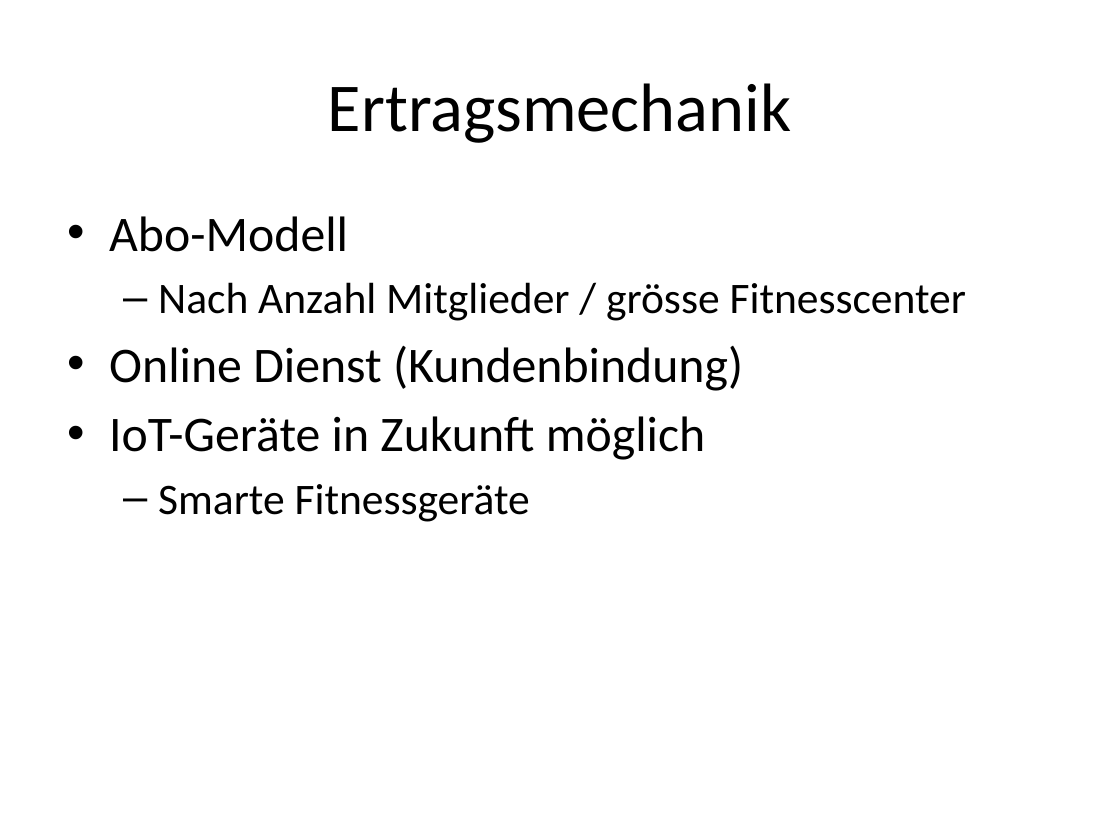
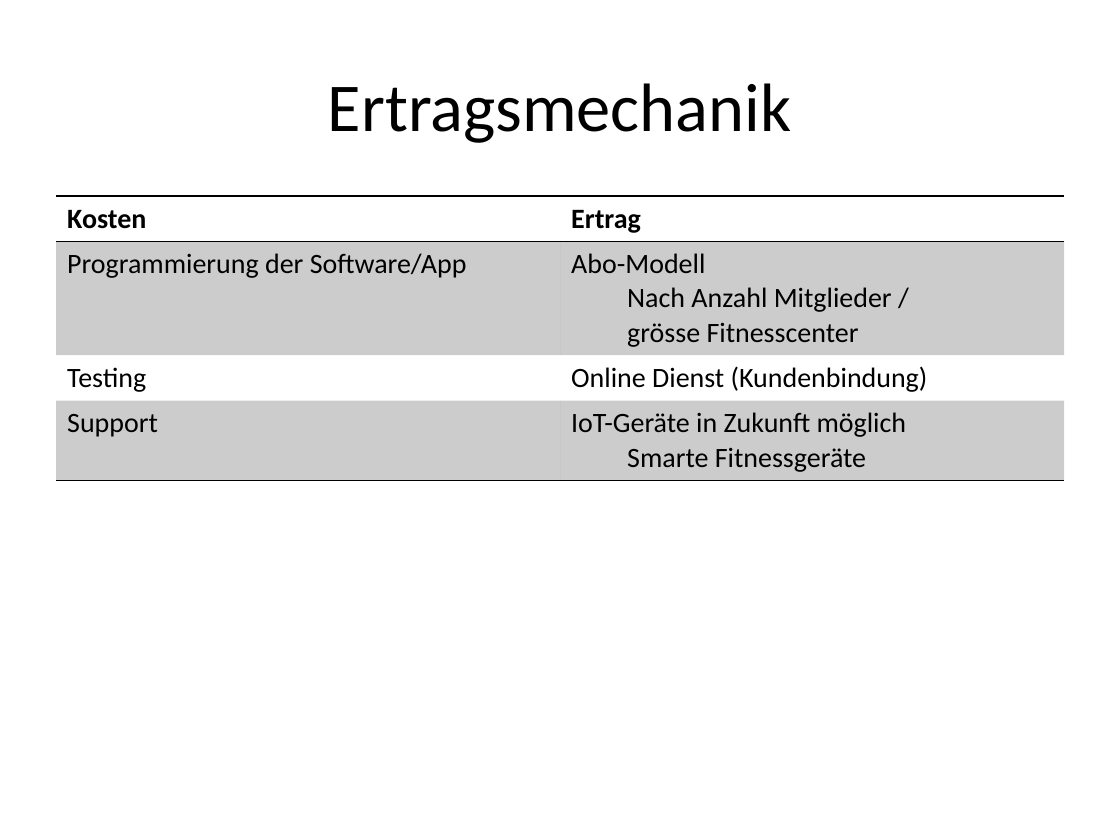
Before and after one commit to michiwieland/businessplan, a slide deck: slide 10 of presentation/BuPl_concept-presentation-GitFit.pptx. Drawn at 1120x840 pixels with LibreOffice and Linux fonts; fonts in the diff are those of the drawing. Boxes give left, top, right and bottom in pixels: in the first picture for what was removed or moved away, otherwise in the second. Text is boxed around its words. In the diff, an @@ line names an element or a change of style, - is before the commit and + after.

Commit message:
ertragsmechanik kosten

```diff
--- a/presentation/BuPl_concept-presentation-GitFit.pptx
+++ b/presentation/BuPl_concept-presentation-GitFit.pptx
@@ table added at (56, 196, 1064, 477), 4 rows, 2 columns @@
+Kosten | Ertrag
+Programmierung der Software/App | Abo-Modell / Nach Anzahl Mitglieder / / grösse Fitnesscenter
+Testing | Online Dienst (Kundenbindung)
+Support | IoT-Geräte in Zukunft möglich / Smarte Fitnessgeräte
@@ text removed at (109, 216, 966, 522) @@
-• Abo-Modell
-  – Nach Anzahl Mitglieder / grösse Fitnesscenter
-• Online Dienst (Kundenbindung)
-• IoT-Geräte in Zukunft möglich
-  – Smarte Fitnessgeräte
```
